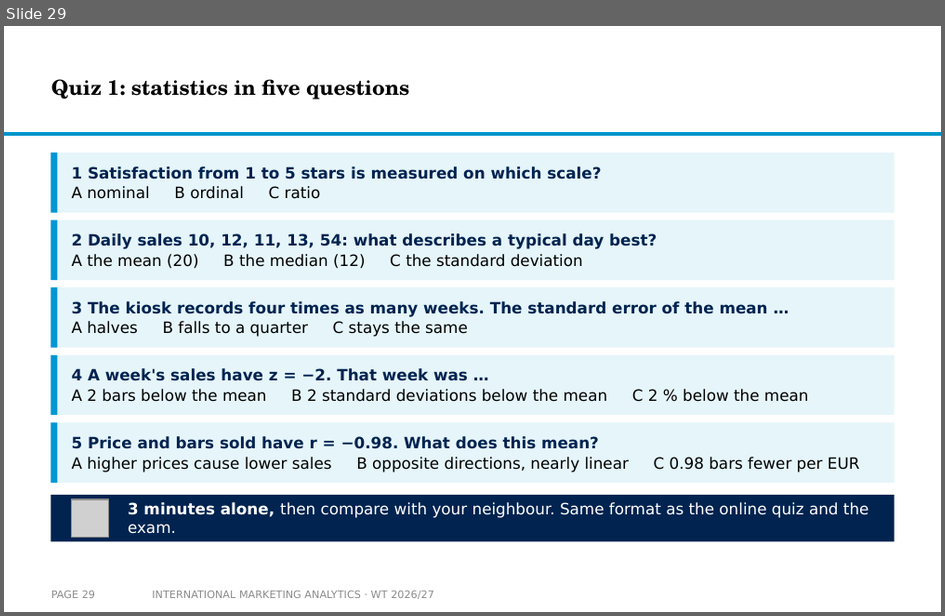
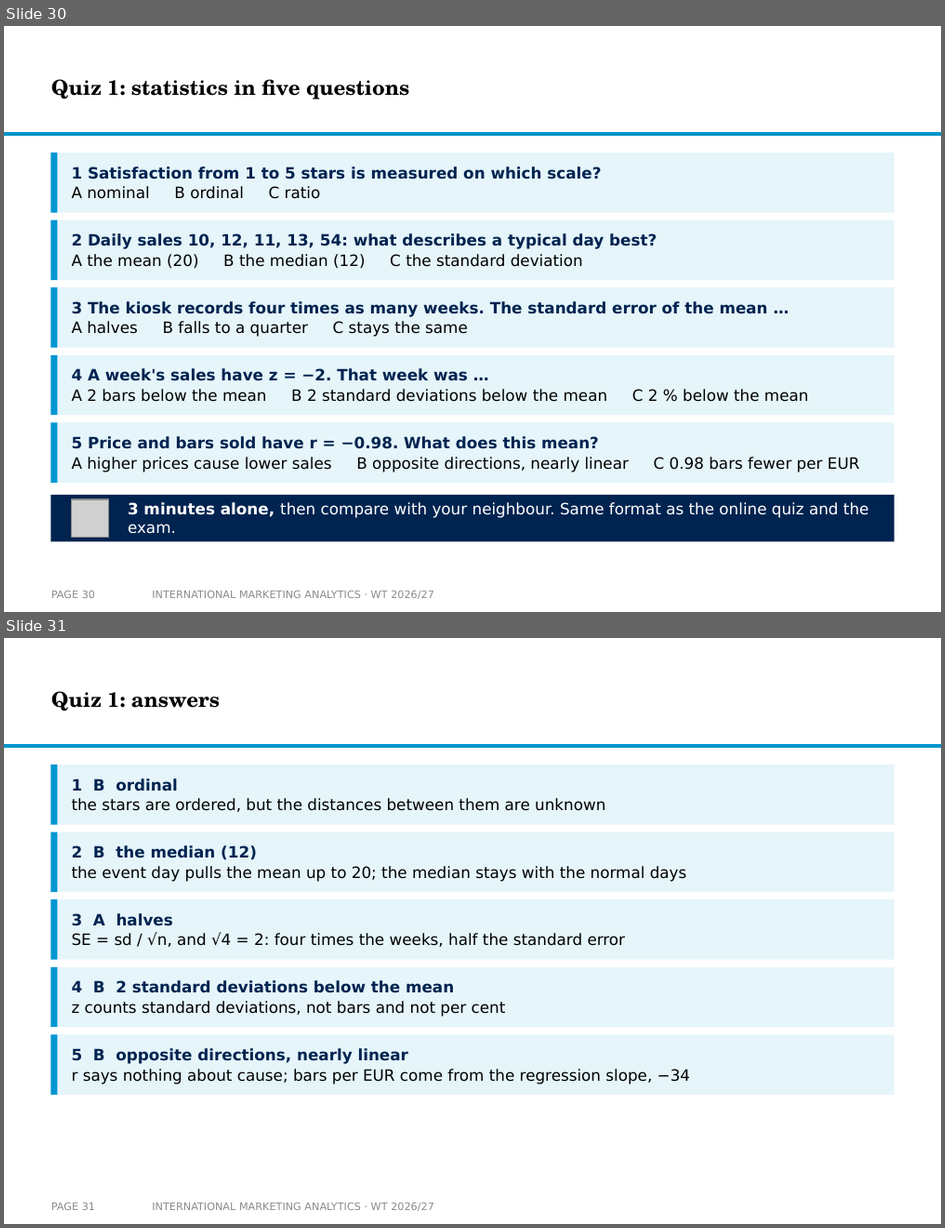
Before and after one commit to arnefloh-wu/international-marketing-analytics-teaching, a slide deck: slides/01b_statistics-and-regression_WT26-27.pptx. Shown one above the other, each under a label of ours: slide 29 before the commit, slides 30 and 31 after it. The pictures are 945x616 and 945x1228 pixels, drawn with LibreOffice and Linux fonts; fonts in the diff are those of the drawing; grey boxes stand for pictures; background and template pictures are left out. Boxes give left, top, right and bottom in pixels: in the first picture for what was removed or moved away, otherwise in the second. Text is boxed around its words. In the diff, an @@ line names an element or a change of style, - is before the commit and + after.

```diff
--- a/slides/01b_statistics-and-regression_WT26-27.pptx
+++ b/slides/01b_statistics-and-regression_WT26-27.pptx
@@ slide 31 added at [4, 638, 941, 1224], background #FFFFFF; not listed: 1 template element that a slide beside it also shows @@
@@ title added at [51, 691, 220, 711], 16 pt, text #000000, bold @@
+Quiz 1: answers
@@ rectangle added at [50, 764, 895, 825], fill #E5F5FA @@
@@ rectangle added at [50, 764, 57, 825], fill #0096D3 @@
@@ text added at [72, 778, 606, 812], 12 pt, text #000000 @@
+1 B ordinal
+the stars are ordered, but the distances between them are unknown
@@ rectangle added at [50, 832, 895, 892], fill #E5F5FA @@
@@ rectangle added at [50, 832, 57, 892], fill #0096D3 @@
@@ text added at [72, 845, 688, 882], 12 pt, text #000000 @@
+2 B the median (12)
+the event day pulls the mean up to 20; the median stays with the normal days
@@ rectangle added at [50, 899, 895, 960], fill #E5F5FA @@
@@ rectangle added at [50, 899, 57, 960], fill #0096D3 @@
@@ text added at [72, 913, 626, 947], 12 pt, text #000000 @@
+3 A halves
+SE = sd / √n, and √4 = 2: four times the weeks, half the standard error
@@ rectangle added at [50, 967, 895, 1027], fill #E5F5FA @@
@@ rectangle added at [50, 967, 57, 1027], fill #0096D3 @@
@@ text added at [72, 980, 506, 1017], 12 pt, text #000000 @@
+4 B 2 standard deviations below the mean
+z counts standard deviations, not bars and not per cent
@@ rectangle added at [50, 1034, 895, 1095], fill #E5F5FA @@
@@ rectangle added at [50, 1034, 57, 1095], fill #0096D3 @@
@@ text added at [72, 1048, 690, 1084], 12 pt, text #000000 @@
+5 B opposite directions, nearly linear
+r says nothing about cause; bars per EUR come from the regression slope, −34
@@ page number added at [51, 1203, 95, 1210], 8 pt, text #8C8C8C @@
+PAGE 31
@@ text added at [152, 1203, 435, 1211], 8 pt, text #8C8C8C @@
+INTERNATIONAL MARKETING ANALYTICS · WT 2026/27
@@ what was slide 29 is now slide 30 @@
@@ page number at [51, 591, 95, 598]: text changed @@
-PAGE 29
+PAGE 30
```
Also in this commit, not shown: 6 slides changed, 3 other slides added, 1 slide removed, 6 other files.
